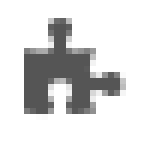
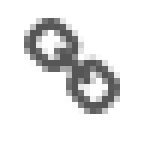
Layers edited between the first and the second 144 x 144 image:
added layer "link" above "template" over box(24, 18, 120, 114)
hid "template" over box(24, 18, 126, 120)
